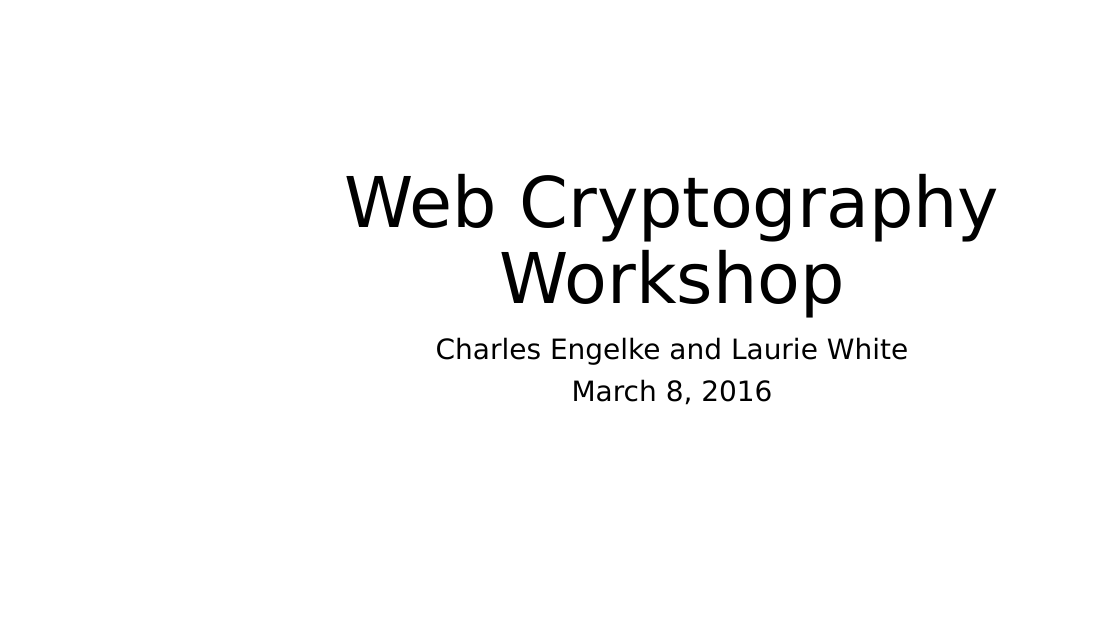
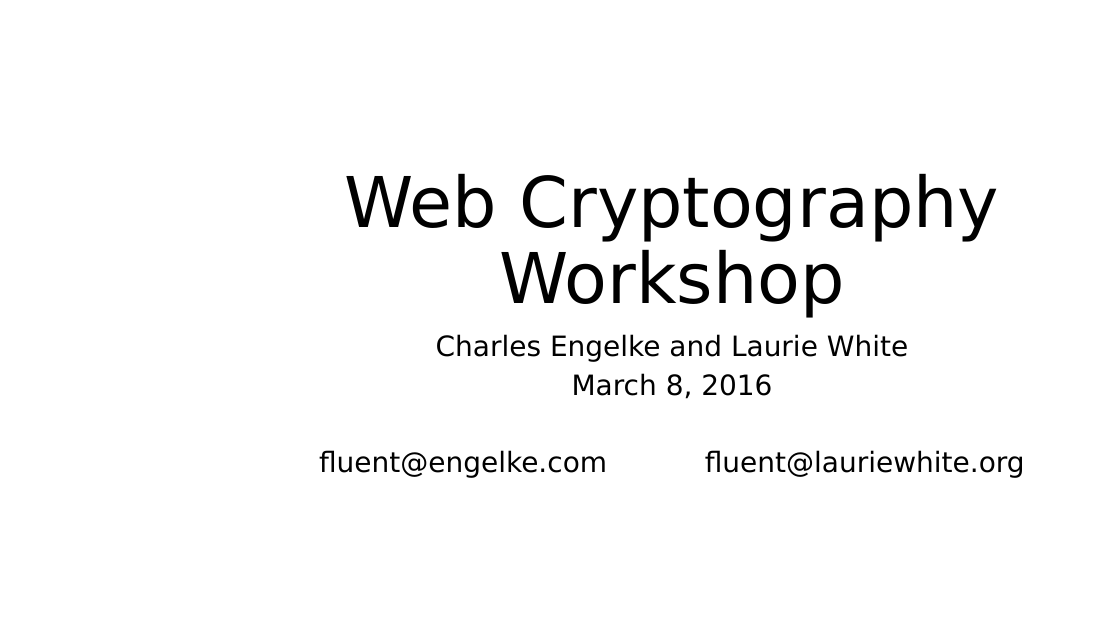
Before and after one commit to engelke/fluent2016, a slide deck: slide 1 of Web Cryptography Workshop.pptx. Drawn at 1120x630 pixels with LibreOffice and Linux fonts; fonts in the diff are those of the drawing; background and template pictures are left out. Boxes give left, top, right and bottom in pixels: in the first picture for what was removed or moved away, otherwise in the second. Text is boxed around its words. In the diff, an @@ line names an element or a change of style, - is before the commit and + after.

Commit message:
Final tweaks before workshop

```diff
--- a/Web Cryptography Workshop.pptx
+++ b/Web Cryptography Workshop.pptx
@@ subtitle at [436,334,908,399]: line spacing 0.9 to 0.8 @@
@@ subtitle at [319,450,1025,478]: paragraph added @@
+fluent@engelke.com fluent@lauriewhite.org
```
Also in this commit, not shown: 1 other slide changed, 3 other files.
